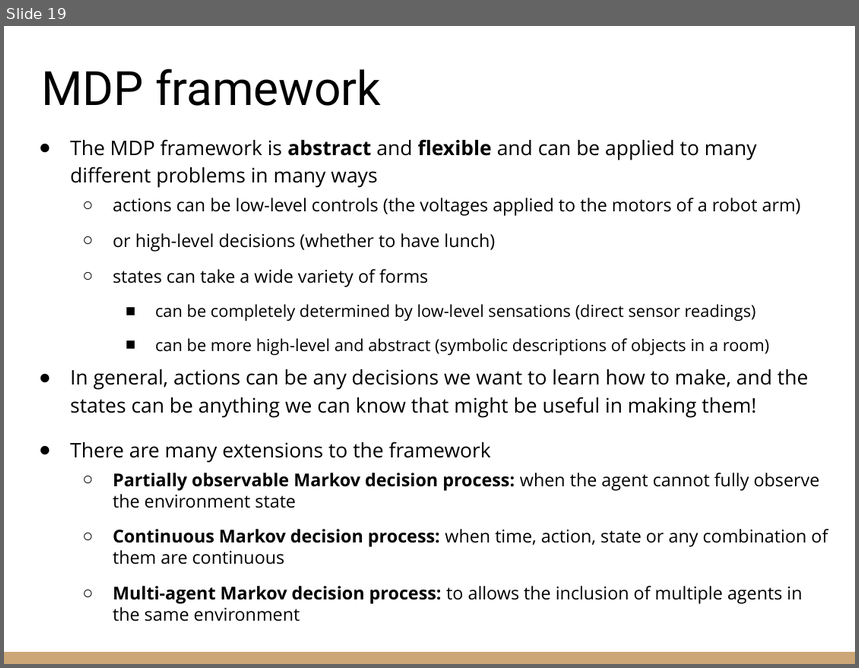
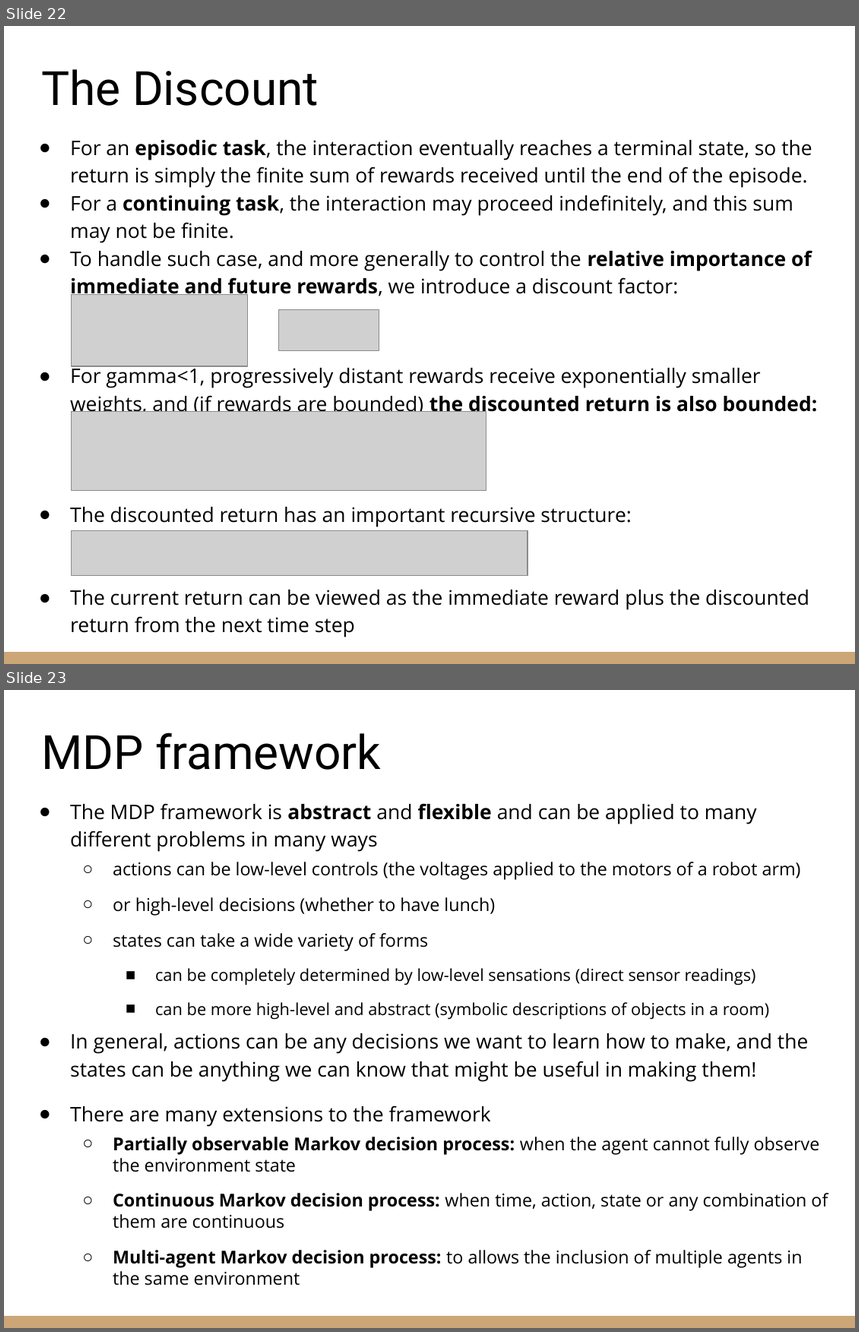
Before and after one commit to riccardoberta/reinforcement-learning, a slide deck: 02 - The RL Problem/slides.pptx. Shown one above the other, each under a label of ours: slide 19 before the commit, slides 22 and 23 after it. The pictures are 859x668 and 859x1332 pixels, drawn with LibreOffice and Linux fonts; fonts in the diff are those of the drawing; grey boxes stand for pictures. Boxes give left, top, right and bottom in pixels: in the first picture for what was removed or moved away, otherwise in the second. Text is boxed around its words. In the diff, an @@ line names an element or a change of style, - is before the commit and + after.

```diff
--- a/02 - The RL Problem/slides.pptx
+++ b/02 - The RL Problem/slides.pptx
@@ slide 22 added at [4, 26, 855, 664], background #FFFFFF; not listed: 1 template element that a slide beside it also shows @@
@@ title added at [41, 69, 319, 106], 40 pt, text #000000 @@
+The Discount
@@ text added at [70, 140, 818, 610], 17 pt, text #000000 @@
+● For an episodic task, the interaction eventually reaches a terminal state, so the return is simply the finite sum of rewards received until the end of the episode.
+● For a continuing task, the interaction may proceed indefinitely, and this sum may not be finite.
+● To handle such case, and more generally to control the relative importance of immediate and future rewards, we introduce a discount factor:
+● For gamma<1, progressively distant rewards receive exponentially smaller weights, and (if rewards are bounded) the discounted return is also bounded:
+● The discounted return has an important recursive structure:
+● The current return can be viewed as the immediate reward plus the discounted return from the next time step
@@ picture added at [71, 294, 247, 366] @@
@@ picture added at [279, 309, 379, 351] @@
@@ picture added at [71, 411, 487, 491] @@
@@ picture added at [71, 531, 528, 576] @@
@@ what was slide 19 is now slide 23 @@
```
Also in this commit, not shown: 12 slides changed, 9 other slides added, 7 slides removed, 1 other file.
